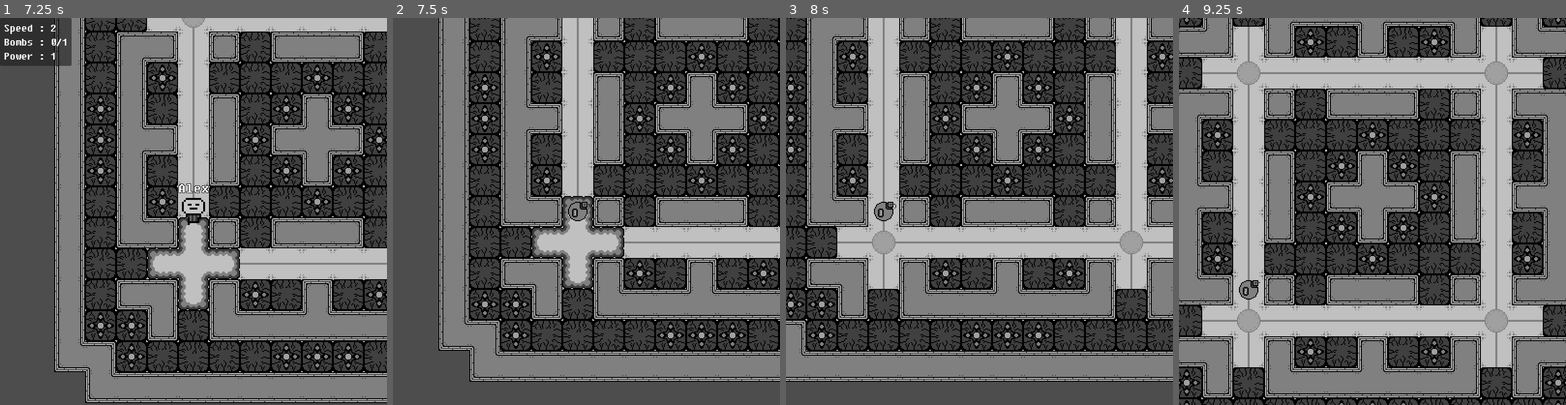
Above: before the commit, frames 1-4 (left to right).
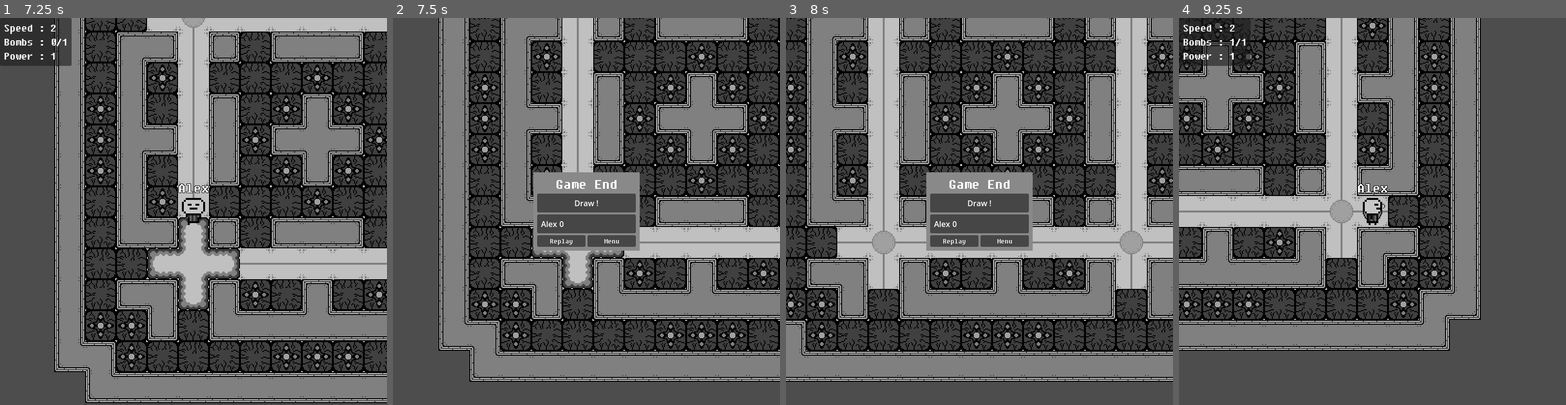
Above: after the commit, the same moments.

Repository: Mo-BiuS/Multi-Bomber-2
Game: Godot game, scene res://scenes/main.tscn
The game is run twice, just before and just after one commit, with the same random seed, the same clock (stepped at 60 frames per second) and the same inputs.
Inputs (mouse positions are in pixels of both pictures, inside the frame that each line leads up to):
- Up to frame 1 (7.25 s): click (208, 203) at 0.52 s; type "Alex" at 0.6 s; click "Host" at 1.25 s; click "UPNP" at 2 s; click "Start" at 2.75 s; tap Enter at 3.5, 6.5 s; hold Space (bomb) 3.53-4.28 s; hold W (up) 3.53-5.03 s; tap Space (bomb) at 4.35, 5.85 s; hold Space (bomb) 5.03-5.78 s; hold A (left) 5.03-6.53 s; hold S (down) from 6.53 s (still down); hold Space (bomb) from 6.53 s (still down)
- Up to frame 2 (7.5 s): release S (down) at 7.28 s; release Space (bomb) at 7.28 s; hold D (right) from 7.28 s (still down); tap Space (bomb) at 7.35 s
- Up to frame 3 (8 s): keep holding D (right)
- Up to frame 4 (9.25 s): release D (right) at 8 s; click (1349, 242) at 8 s, where only the run after the commit has a clickable "Replay"; hold W (up) from 8.78 s (still down); hold Space (bomb) from 8.78 s (still down)

Frame 1 is identical in both runs. In frame 2, 4.7% of the frame differs, in the area x 36-64%, y 39-61%; in frame 3, 5.0%; in frame 4, 75%, in the area x 0-100%, y 0-100%.
Error in both runs: Assertion failed: UPNP Discover Failed! Error 24 (res://scenes/menu/upnp_menu.gd:15)

Commit message:
added death screen, replay button, solved hud bug

Diff:
--- a/scenes/game/game.gd
+++ b/scenes/game/game.gd
@@ -4,6 +4,7 @@
 @onready var bombList = $bombList
 @onready var bonusList = $bonusList
 @onready var arenaHolder = $arenaHolder
+@onready var endhud = $endhud
 
 const playerModel = preload("res://scenes/game/player.tscn")
 const bombModel = preload("res://scenes/game/bomb.tscn")
@@ -17,30 +18,24 @@
 var startSpeed:float = 1.0
 var startPower:int = 1
 
-func startGame():
-	rpc("loadMap", mapId)
-	for i in playerList.get_children():
-		i.boundaries = arenaHolder.get_children()[0].size
-	placePlayer()
-	setState(1)
-
 func _process(delta):
 	if(multiplayer.get_unique_id() == 1 && state == 1):
+		var someoneDied = false
 		for i in playerList.get_children():
 			if i.isAlive && arenaHolder.isExplosed(i.position/64):
 				i.setDeath()
+				someoneDied = true
+		if(someoneDied && alivePlayer() <= 1):setState(2)
 
 func addPlayer(id:int,playerName:String, headId:int, bodyId:int):
 	rpc("addPlayerSync",id,playerName,headId,bodyId)
+	endhud.addPlayer(playerName)
 @rpc("authority","call_local")func addPlayerSync(id:int,playerName:String, headId:int, bodyId:int):
 	var p = playerModel.instantiate()
 	p.playerId = id
 	p.playerName = playerName
 	p.headId = headId
 	p.bodyId = bodyId
-	p.maxBomb = startBomb
-	p.speed = startSpeed
-	p.power = startPower
 	p.position = Vector2i(randi()%100, randi()%100)
 	playerList.add_child(p,true)
 	if multiplayer.get_unique_id() == 1:
@@ -76,8 +71,26 @@
 	state = value
 	match state:
 		0:pass
-		1:pass
-		2:pass
+		1:
+			endhud.hide()
+			rpc("loadMap", mapId)
+			for i in playerList.get_children():
+				i.maxBomb = startBomb
+				i.speed = startSpeed
+				i.power = startPower
+				i.setAlive()
+				i.boundaries = arenaHolder.get_children()[0].size
+			placePlayer()
+		2:
+			setWinner()
+			for i in bonusList.get_children():
+				i.queue_free()
+			for i in bombList.get_children():
+				i.queue_free()
+			for i in playerList.get_children():
+				i.setDeath()
+				i.setDisabled()
+			endhud.show()
 
 @rpc("authority","call_local")func loadMap(id:int):
 	for i in arenaHolder.get_children():
@@ -99,3 +112,21 @@
 	bonus.init()
 	bonus.position = pos*64+Vector2i(32,32)
 	bonusList.add_child(bonus, true)
+
+func alivePlayer()->int:
+	var count:int = 0
+	for p in playerList.get_children():
+		if p.isAlive : count+=1
+	return count
+
+func setWinner():
+	var found = false
+	for p in playerList.get_children():
+		if p.isAlive :
+			endhud.setWinner(p.playerName)
+			found = true
+	if !found : endhud.setDraw()
+
+
+func _on_endhud_restart():
+	setState(1)
--- a/scenes/game/game.tscn
+++ b/scenes/game/game.tscn
@@ -1,7 +1,8 @@
-[gd_scene load_steps=3 format=3 uid="uid://boo2sncif7kb1"]
+[gd_scene load_steps=4 format=3 uid="uid://boo2sncif7kb1"]
 
 [ext_resource type="Script" path="res://scenes/game/game.gd" id="1_l72dk"]
 [ext_resource type="Script" path="res://scenes/game/arenaHolder.gd" id="2_okw3u"]
+[ext_resource type="PackedScene" uid="uid://cboi350jp485o" path="res://scenes/menu/endhud.tscn" id="3_281gk"]
 
 [node name="game" type="Node2D"]
 position = Vector2(280, 302.5)
@@ -24,4 +25,8 @@
 _spawnable_scenes = PackedStringArray("res://scenes/game/bonus.tscn")
 spawn_path = NodePath("../bonusList")
 
+[node name="endhud" parent="." instance=ExtResource("3_281gk")]
+visible = false
+
 [connection signal="spawnBonusAt" from="arenaHolder" to="." method="_on_arena_holder_spawn_bonus_at"]
+[connection signal="restart" from="endhud" to="." method="_on_endhud_restart"]
--- a/scenes/game/player.gd
+++ b/scenes/game/player.gd
@@ -7,6 +7,7 @@
 
 var boundaries:Rect2i = Rect2i(0,0,0,0)
 
+@export var disabled = false
 var init:bool = false
 var destination:Vector2
 @export var speed:float = 1.0
@@ -22,7 +23,7 @@
 const RIGHT=2
 const LEFT=3
 
-var isAlive:bool = true
+@export var isAlive:bool = true
 
 @onready var head:AnimatedSprite2D = $head
 @onready var body:AnimatedSprite2D = $body
@@ -42,15 +43,16 @@
 	initAnim()
 	nameLabel.text = playerName
 	destination = position
-	if(multiplayer.get_unique_id() != playerId):
-		hud.hide()
+
 #===============================================================================
 
 func _process(delta):
-	if(multiplayer.get_unique_id() == playerId):
+	if(multiplayer.get_unique_id() == playerId && isAlive):
+		hud.show()
 		speedLabel.text = "Speed : "+str(speed)
 		bombLabel.text = "Bombs : "+str(bomb)+"/"+str(maxBomb)
 		powerLabel.text = "Power : "+str(power)
+	else : hud.hide()
 	if(multiplayer.get_unique_id() == 1):
 		if destination == position:
 			match moving:
@@ -115,7 +117,7 @@
 							stopAnim()
 
 func _input(event):
-	if(playerId == multiplayer.get_unique_id()):
+	if(!disabled && playerId == multiplayer.get_unique_id()):
 		if event.is_action_pressed("up"):
 			rpc_id(1,"goUp")
 		elif event.is_action_pressed("down"):
@@ -167,10 +169,19 @@
 
 func setDeath():
 	isAlive = false
+	disabled = false
 	self.hide()
-	hud.hide()
 	$CollisionShape2D.disabled = true
 	speed = 6.0
+
+func setAlive():
+	isAlive = true
+	disabled = false
+	self.show()
+	$CollisionShape2D.disabled = false
+
+func setDisabled():
+	disabled = true
 
 func stopAnim():
 	head.stop()
--- a/scenes/game/player.tscn
+++ b/scenes/game/player.tscn
@@ -47,6 +47,12 @@
 properties/11/path = NodePath("hud:visible")
 properties/11/spawn = true
 properties/11/sync = true
+properties/12/path = NodePath(".:disabled")
+properties/12/spawn = true
+properties/12/sync = true
+properties/13/path = NodePath(".:isAlive")
+properties/13/spawn = true
+properties/13/sync = true
 
 [node name="player" type="CharacterBody2D"]
 script = ExtResource("1_crp6e")
--- a/scenes/main.gd
+++ b/scenes/main.gd
@@ -61,4 +61,4 @@
 	for i in multiplayer.get_peers():
 		game.addPlayer(i,nameDict[i], lobby.getPlayerHead(i), lobby.getPlayerBody(i))
 	setState(2)
-	game.startGame()
+	game.setState(1)
--- /dev/null
+++ b/scenes/menu/endhud.gd
@@ -0,0 +1,64 @@
+extends CanvasLayer
+
+signal restart
+signal menu
+
+@onready var winnerLabel = $PanelContainer/MarginContainer/VBoxContainer/PanelContainer/MarginContainer/winnerLabel
+@onready var board:GridContainer = $PanelContainer/MarginContainer/VBoxContainer/PanelContainer2/MarginContainer/board
+@onready var replayButton = $PanelContainer/MarginContainer/VBoxContainer/HBoxContainer/replayButton
+@onready var menuButton = $PanelContainer/MarginContainer/VBoxContainer/HBoxContainer/menuButton
+var dict:Dictionary
+
+func _process(delta):
+	var dis = multiplayer.get_unique_id() != 1
+	replayButton.disabled = dis
+	menuButton.disabled = dis
+
+func addPlayer(str:String):
+	rpc("addPlayerSync", str)
+func removePlayer(str:String):
+	rpc("addPlayerSync", str)
+func setWinner(str:String):
+	rpc("setWinnerSync",str)
+func setDraw():
+	rpc("setDrawSync")
+
+@rpc("authority","call_local") func addPlayerSync(str:String):
+	dict[str] = 0
+	var nameLabel:Label = Label.new()
+	nameLabel.text = str
+	var scoreLabel:Label = Label.new()
+	scoreLabel.text = str(0)
+	board.add_child(nameLabel,true)
+	board.add_child(scoreLabel,true)
+
+@rpc("authority","call_local") func removePlayerSync(str:String):
+	dict.erase(str)
+	var found = false
+	for i in board.get_children():
+		if found :
+			i.queue_free()
+			found = false
+		if i.text == str:
+			i.queue_free()
+			found = true
+
+@rpc("authority","call_local") func setWinnerSync(str:String):
+	winnerLabel.text = "Winner : " + str
+	dict[str]+=1
+	var found = false
+	for i in board.get_children():
+		if found :
+			i.text = str(dict[str])
+			found = false
+		if i.text == str:
+			found = true
+
+@rpc("authority", "call_local") func setDrawSync():
+	winnerLabel.text = "Draw !"
+
+func _on_replay_button_pressed():
+	restart.emit()
+
+func _on_menu_button_pressed():
+	menu.emit()
--- /dev/null
+++ b/scenes/menu/endhud.tscn
@@ -0,0 +1,96 @@
+[gd_scene load_steps=5 format=3 uid="uid://cboi350jp485o"]
+
+[ext_resource type="Script" path="res://scenes/menu/endhud.gd" id="1_brdsq"]
+[ext_resource type="FontFile" uid="uid://dirkq07ia4py8" path="res://ressources/font/FSEX300.ttf" id="2_b4yev"]
+
+[sub_resource type="StyleBoxFlat" id="StyleBoxFlat_pre00"]
+bg_color = Color(0.537255, 0.537255, 0.537255, 1)
+
+[sub_resource type="SceneReplicationConfig" id="SceneReplicationConfig_wmp43"]
+properties/0/path = NodePath(".:visible")
+properties/0/spawn = true
+properties/0/sync = true
+
+[node name="endhud" type="CanvasLayer"]
+script = ExtResource("1_brdsq")
+
+[node name="PanelContainer" type="PanelContainer" parent="."]
+anchors_preset = 8
+anchor_left = 0.5
+anchor_top = 0.5
+anchor_right = 0.5
+anchor_bottom = 0.5
+offset_left = -110.0
+offset_top = -72.5
+offset_right = 110.0
+offset_bottom = 72.5
+grow_horizontal = 2
+grow_vertical = 2
+theme_override_styles/panel = SubResource("StyleBoxFlat_pre00")
+
+[node name="MarginContainer" type="MarginContainer" parent="PanelContainer"]
+layout_mode = 2
+theme_override_constants/margin_left = 8
+theme_override_constants/margin_top = 8
+theme_override_constants/margin_right = 8
+theme_override_constants/margin_bottom = 8
+
+[node name="VBoxContainer" type="VBoxContainer" parent="PanelContainer/MarginContainer"]
+layout_mode = 2
+
+[node name="Label" type="Label" parent="PanelContainer/MarginContainer/VBoxContainer"]
+layout_mode = 2
+theme_override_fonts/font = ExtResource("2_b4yev")
+theme_override_font_sizes/font_size = 32
+text = "Game End"
+horizontal_alignment = 1
+
+[node name="PanelContainer" type="PanelContainer" parent="PanelContainer/MarginContainer/VBoxContainer"]
+layout_mode = 2
+
+[node name="MarginContainer" type="MarginContainer" parent="PanelContainer/MarginContainer/VBoxContainer/PanelContainer"]
+layout_mode = 2
+theme_override_constants/margin_left = 8
+theme_override_constants/margin_top = 8
+theme_override_constants/margin_right = 8
+theme_override_constants/margin_bottom = 8
+
+[node name="winnerLabel" type="Label" parent="PanelContainer/MarginContainer/VBoxContainer/PanelContainer/MarginContainer"]
+layout_mode = 2
+text = "Winner :"
+horizontal_alignment = 1
+
+[node name="PanelContainer2" type="PanelContainer" parent="PanelContainer/MarginContainer/VBoxContainer"]
+layout_mode = 2
+
+[node name="MarginContainer" type="MarginContainer" parent="PanelContainer/MarginContainer/VBoxContainer/PanelContainer2"]
+layout_mode = 2
+theme_override_constants/margin_left = 8
+theme_override_constants/margin_top = 8
+theme_override_constants/margin_right = 8
+theme_override_constants/margin_bottom = 8
+
+[node name="board" type="GridContainer" parent="PanelContainer/MarginContainer/VBoxContainer/PanelContainer2/MarginContainer"]
+layout_mode = 2
+columns = 2
+
+[node name="HBoxContainer" type="HBoxContainer" parent="PanelContainer/MarginContainer/VBoxContainer"]
+layout_mode = 2
+
+[node name="replayButton" type="Button" parent="PanelContainer/MarginContainer/VBoxContainer/HBoxContainer"]
+custom_minimum_size = Vector2(100, 0)
+layout_mode = 2
+theme_override_fonts/font = ExtResource("2_b4yev")
+text = "Replay"
+
+[node name="menuButton" type="Button" parent="PanelContainer/MarginContainer/VBoxContainer/HBoxContainer"]
+custom_minimum_size = Vector2(100, 0)
+layout_mode = 2
+theme_override_fonts/font = ExtResource("2_b4yev")
+text = "Menu"
+
+[node name="MultiplayerSynchronizer" type="MultiplayerSynchronizer" parent="."]
+replication_config = SubResource("SceneReplicationConfig_wmp43")
+
+[connection signal="pressed" from="PanelContainer/MarginContainer/VBoxContainer/HBoxContainer/replayButton" to="." method="_on_replay_button_pressed"]
+[connection signal="pressed" from="PanelContainer/MarginContainer/VBoxContainer/HBoxContainer/menuButton" to="." method="_on_menu_button_pressed"]
